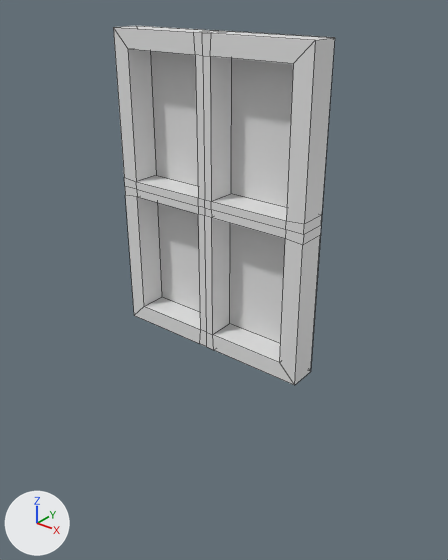
Before and after pictures for a commit that changed the OBJ model partyDarling/source/PartyDarling/assets/meshes/furniture/window_base_1.obj.
The view is the same before and after, from a camera (50 mm lens) standing at (7.06, -8.55, 9.78) and looking at (-0.16, 0.49, 4.18). Arrows for +X, +Y and +Z are at lower left; the lights stay in place. Mesh edges are drawn as thin lines. Where no turn or scale is listed for an object, it has been applied to the vertices. Vertices at the same position are counted once.

The first picture shows 'window_base_1'.
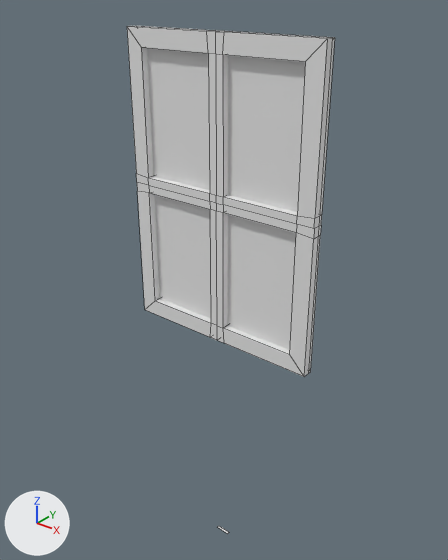
The newer file is also rescaled (x3.064), turned or shifted as a whole; pictures and numbers use the older file's frame.

Location of each change, (x1, y1, x2, y2) in pixels of the pictures (448 x 560 px; the box of a moved part takes in the faces that stretch with it):
```json
{"object": "window_base_1", "change": "reshaped", "before": [113, 26, 335, 385], "after": [127, 26, 335, 534], "on screen": "6% narrower, 41% taller"}
{"part": 1, "of": "me_window_base_1", "change": "moved or reshaped", "before": [113, 26, 335, 385], "after": [127, 26, 335, 377]}
```

Scene script edits in JSON lines:
```json
{"block": "me_window_base_1", "where": "# used by ob_window_base_1; location = (0.0, 0.0, 0.0)"}
{"op": "remove", "block": "me_window_base_1", "code": "me_window_base_1.from_pydata(...)  # 85 vertices, 89 faces; spans x -2.13..2.13, y -0.28..0.28, z 3.0..8.99"}
{"op": "add", "block": "me_window_base_1", "code": "me_window_base_1.from_pydata(...)  # 90 vertices, 90 faces; spans x -2.13..2.13, y 0.06..0.28, z -2.61..8.99"}
{"block": "me_window_base_1", "change": "me_window_base_1 part 1"}
{"block": "me_window_base_1", "change": "6 vertices are removed from x -2.13..2.13, y -0.28..0.28, z 3.0..8.99"}
{"block": "me_window_base_1", "change": "19 faces are deleted"}
{"block": "me_window_base_1", "change": "38 vertices in x -2.13..2.13, y -0.28, z 3.0..8.99 move by (0.0, 0.34, 0.0)"}
{"block": "me_window_base_1", "change": "7 vertices are added at x -2.13..2.13, y 0.06..0.2, z 3.0..8.99"}
{"block": "me_window_base_1", "change": "19 new faces join them"}
```
